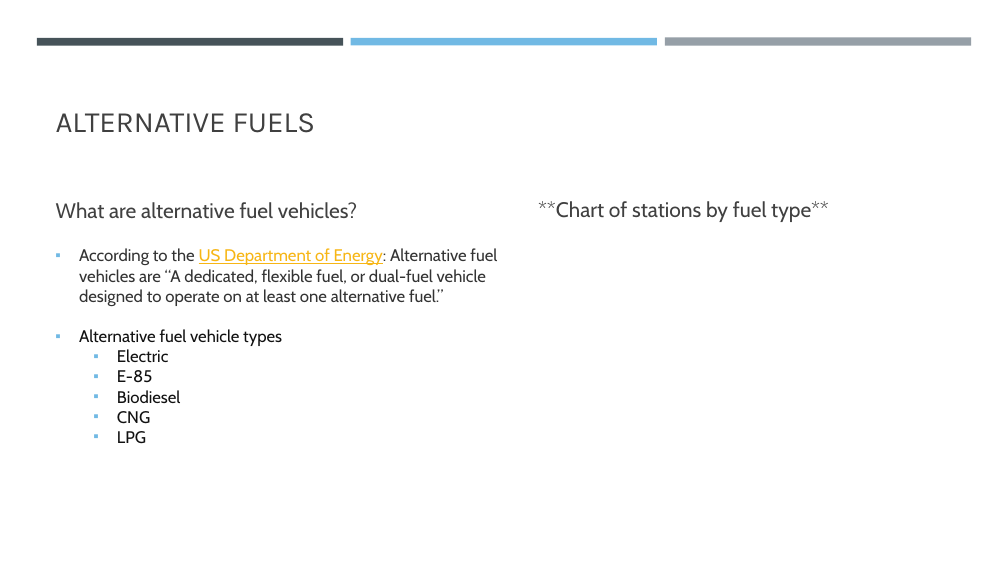
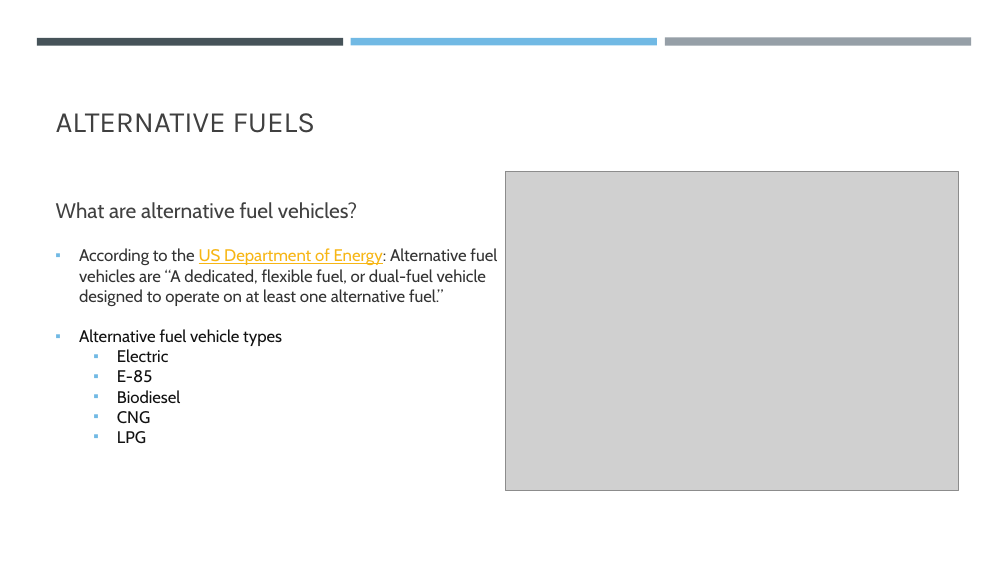
Before and after one commit to gabeo13/Colorado-Alternative-Fuel, a slide deck: slide 4 of Alternative Fuel Station Project.pptx. Drawn at 1008x567 pixels with LibreOffice and Linux fonts; fonts in the diff are those of the drawing; grey boxes stand for pictures. Boxes give left, top, right and bottom in pixels: in the first picture for what was removed or moved away, otherwise in the second. Text is boxed around its words. In the diff, an @@ line names an element or a change of style, - is before the commit and + after.

```diff
--- a/Alternative Fuel Station Project.pptx
+++ b/Alternative Fuel Station Project.pptx
@@ picture added at [506,172,959,492] @@
@@ text removed at [538,201,829,222] @@
-**Chart of stations by fuel type**
```
Also in this commit, not shown: 2 other slides changed, 4 slides added, 1 slide removed, 1 other file.
